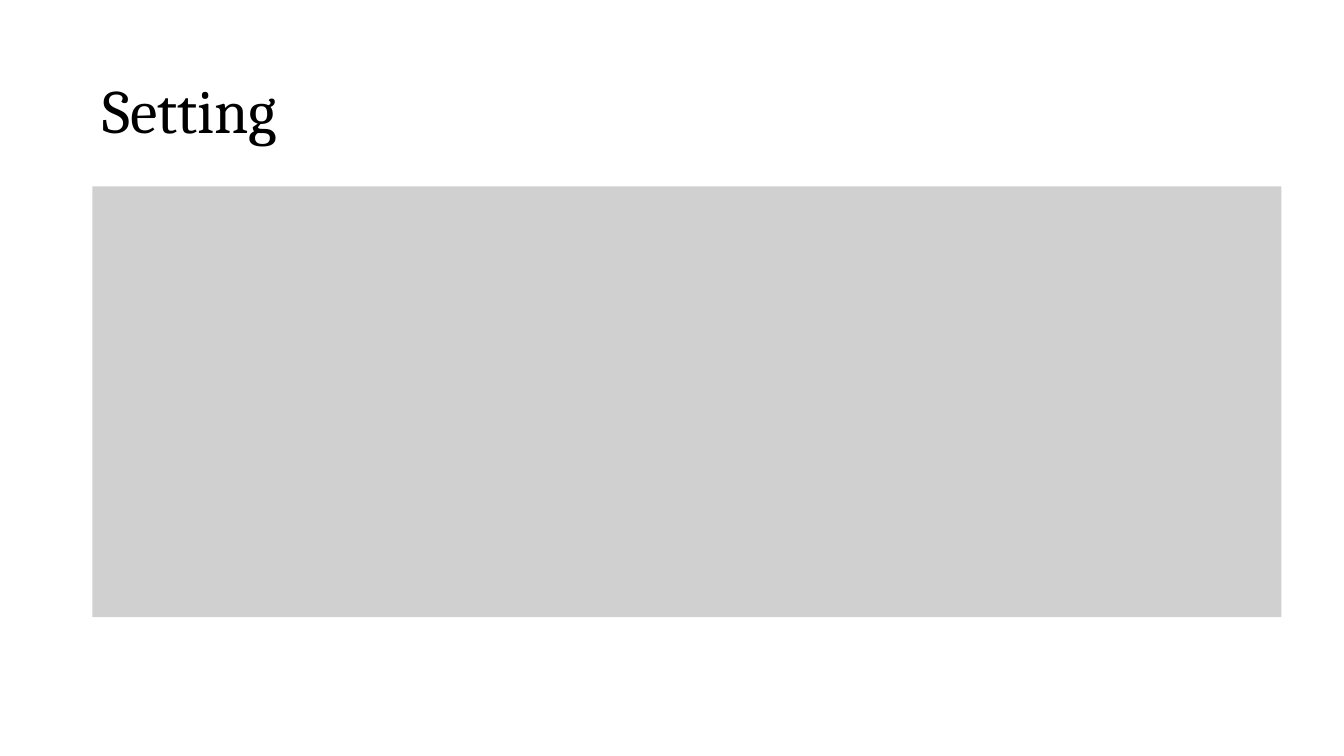
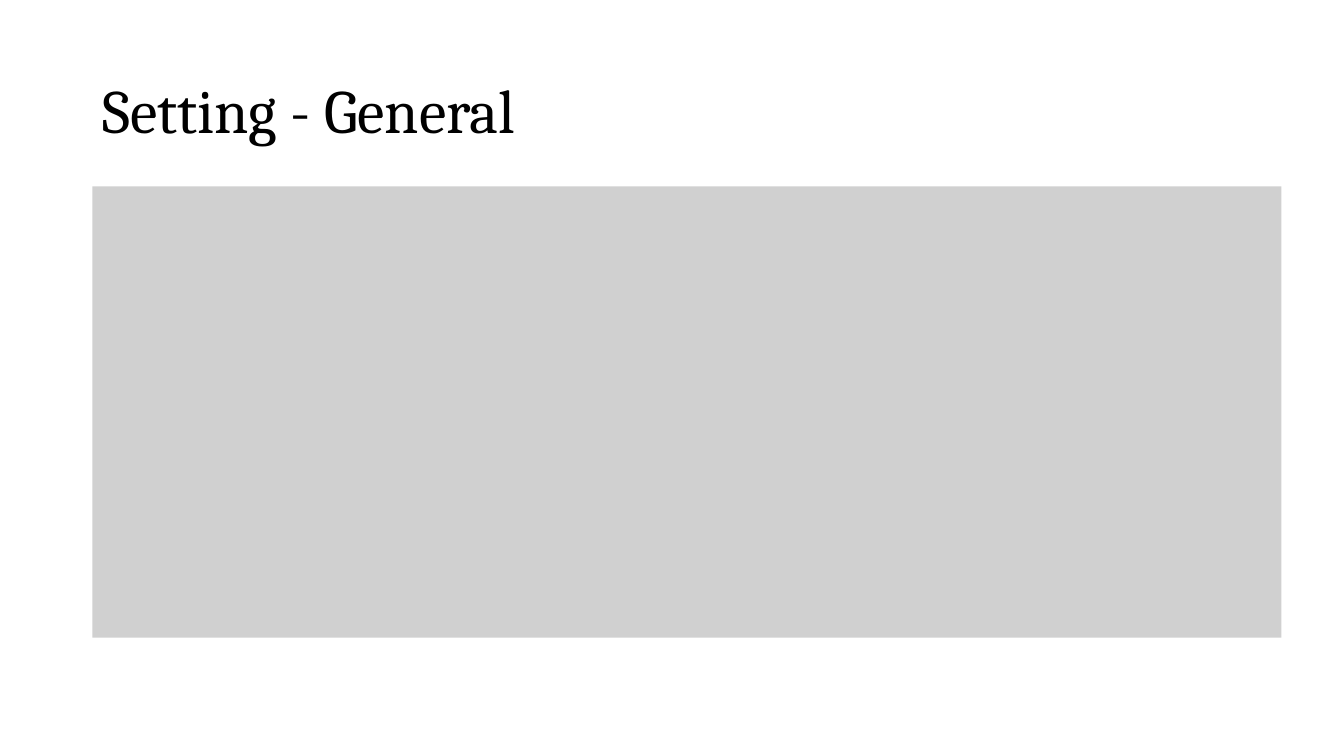
Before and after one commit to peetceenatoo/online-learning, a slide deck: slide 3 of Slides.pptx. Drawn at 1344x756 pixels with LibreOffice and Linux fonts; fonts in the diff are those of the drawing; grey boxes stand for pictures. Boxes give left, top, right and bottom in pixels: in the first picture for what was removed or moved away, otherwise in the second. Text is boxed around its words. In the diff, an @@ line names an element or a change of style, - is before the commit and + after.

```diff
--- a/Slides.pptx
+++ b/Slides.pptx
@@ title at [102, 90, 516, 147]: text changed @@
-Setting
+Setting - General
@@ picture: place and size @@
-picture at [93, 187, 1282, 617]
+picture at [93, 187, 1282, 638]
```
Also in this commit, not shown: 15 other slides changed, 2 slides added, 4 slides removed, 2 other files.
